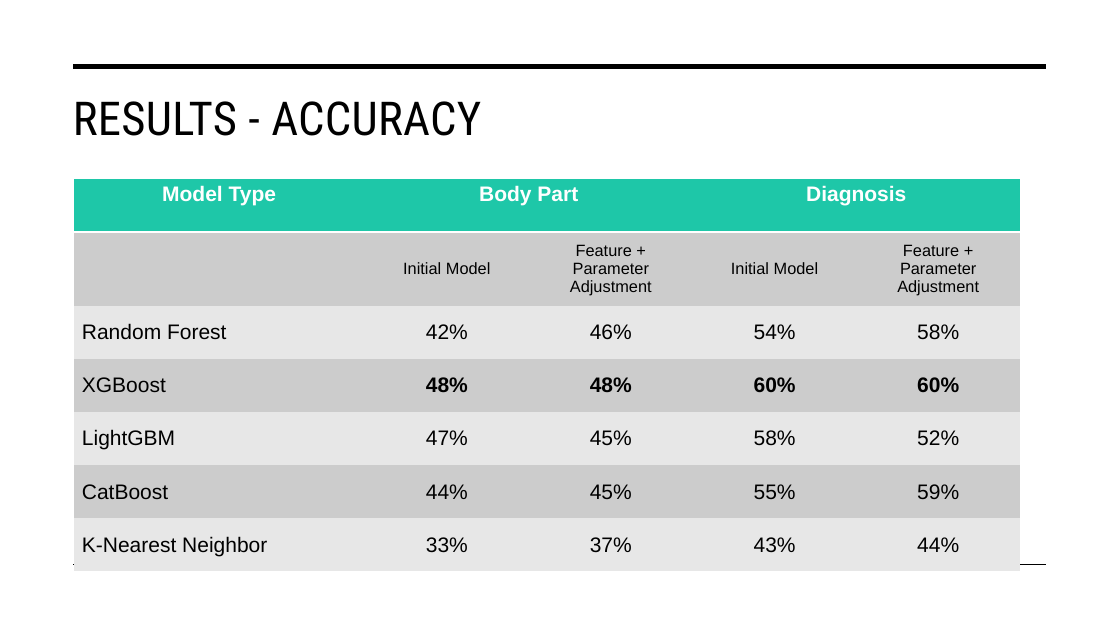
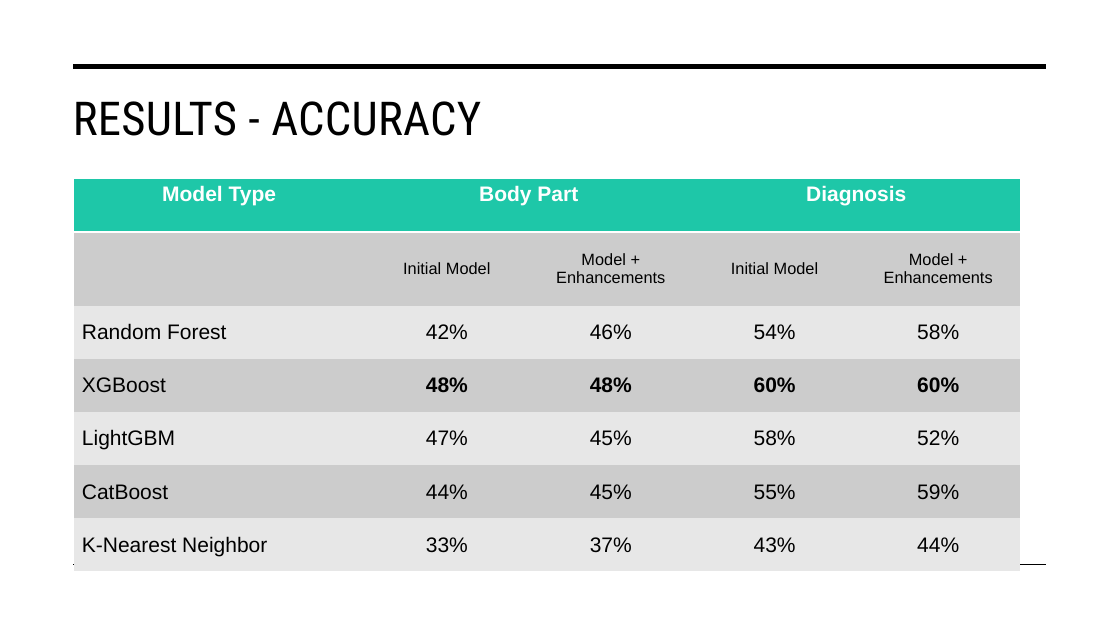
Before and after one commit to DATA-606-2023-FALL-TUESDAY/Whittington_Michael, a slide deck: slide 8 of docs/Final_Presentation - Predictive Analysis for Injury Diagnosis and Localization.pptx. Drawn at 1120x630 pixels with LibreOffice and Linux fonts; fonts in the diff are those of the drawing. Boxes give left, top, right and bottom in pixels: in the first picture for what was removed or moved away, otherwise in the second. Text is boxed around its words. In the diff, an @@ line names an element or a change of style, - is before the commit and + after.

```diff
--- a/docs/Final_Presentation - Predictive Analysis for Injury Diagnosis and Localization.pptx
+++ b/docs/Final_Presentation - Predictive Analysis for Injury Diagnosis and Localization.pptx
@@ table at [74, 179, 1021, 572] @@
-row 2, column 3: Feature + Parameter Adjustment
+row 2, column 3: Model + Enhancements
-row 2, column 5: Feature + Parameter Adjustment
+row 2, column 5: Model + Enhancements
```
Also in this commit, not shown: 1 other slide changed.
